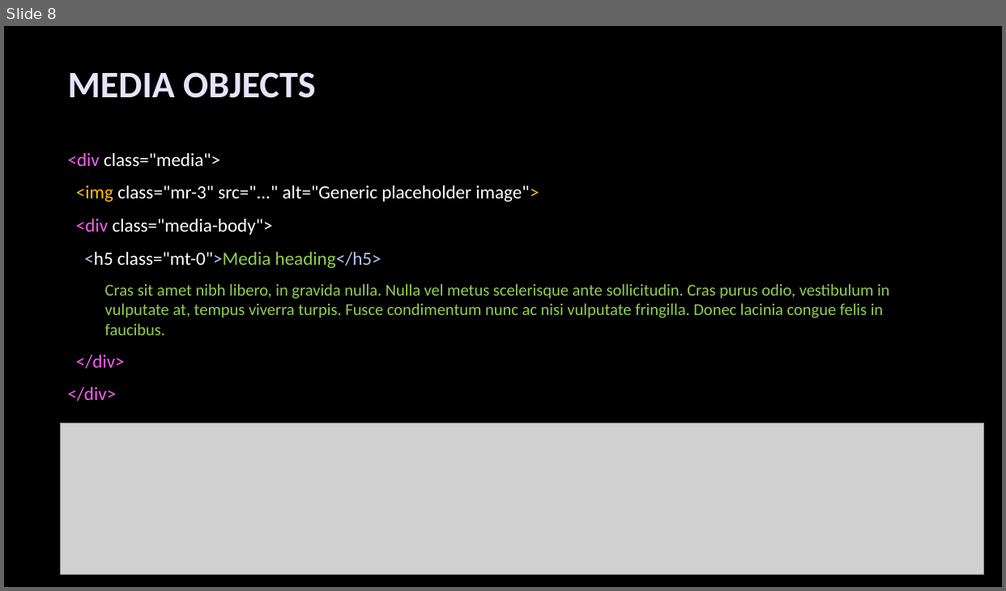
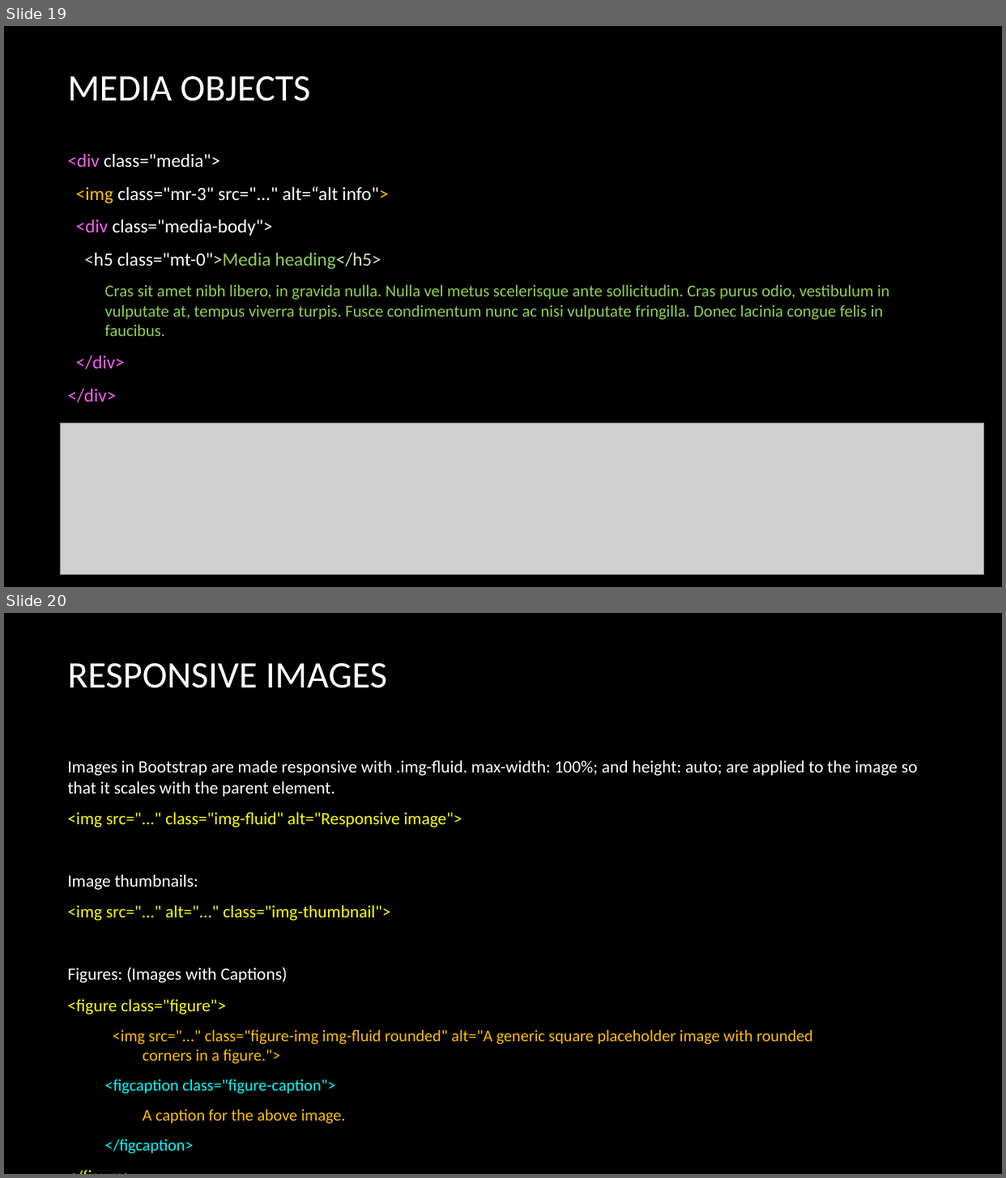
Before and after one commit to deepavn/bootstrap4, a slide deck: material/Bootstrap_Layout.pptx. Shown one above the other, each under a label of ours: slide 8 before the commit, slides 19 and 20 after it. The pictures are 1006x591 and 1006x1178 pixels, drawn with LibreOffice and Linux fonts; fonts in the diff are those of the drawing; grey boxes stand for pictures; background and template pictures are left out. Boxes give left, top, right and bottom in pixels: in the first picture for what was removed or moved away, otherwise in the second. Text is boxed around its words. In the diff, an @@ line names an element or a change of style, - is before the commit and + after.

```diff
--- a/material/Bootstrap_Layout.pptx
+++ b/material/Bootstrap_Layout.pptx
@@ slide 20 added at (x1=4, y1=613, x2=1002, y2=1174), background picture (left out) @@
@@ title added at (x1=68, y1=663, x2=387, y2=688), 36 pt, text #FFFFFF @@
+RESPONSIVE IMAGES
@@ text added at (x1=68, y1=760, x2=918, y2=1154), 16.6 pt, text #FFFFFF @@
+Images in Bootstrap are made responsive with .img-fluid. max-width: 100%; and height: auto; are applied to the image so that it scales with the parent element.
+<img src="..." class="img-fluid" alt="Responsive image">
+Image thumbnails:
+<img src="..." alt="..." class="img-thumbnail">
+Figures: (Images with Captions)
+<figure class="figure">
+  <img src="..." class="figure-img img-fluid rounded" alt="A generic square placeholder image with rounded
+  corners in a figure.">
+<figcaption class="figure-caption">
+A caption for the above image.
+</figcaption>
+</figure>
@@ what was slide 8 is now slide 19 @@
@@ slide 19 changed as well @@
@@ title "MEDIA OBJECTS" at (x1=68, y1=76, x2=311, y2=101): text colour #E7E3F9 to #FFFFFF, bold off @@
@@ text at (x1=76, y1=186, x2=388, y2=203): text changed @@
-<img class="mr-3" src="..." alt="Generic placeholder image">
+<img class="mr-3" src="..." alt=“alt info">
@@ text at (x1=84, y1=253, x2=381, y2=269): text colour #B5C8F5 to #D3E3B7 in "<h5 class="mt-0">Media heading</h5>" @@
```
Also in this commit, not shown: 5 other slides changed, 27 other slides added, 2 slides removed, 2 other files.
